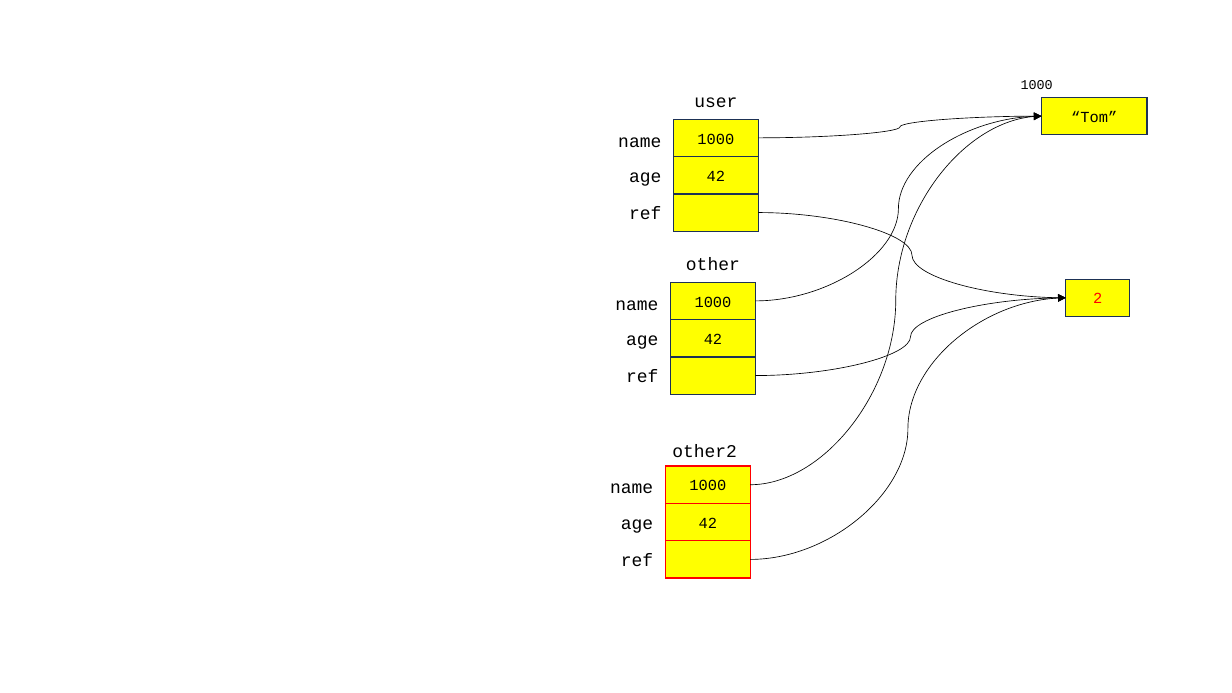
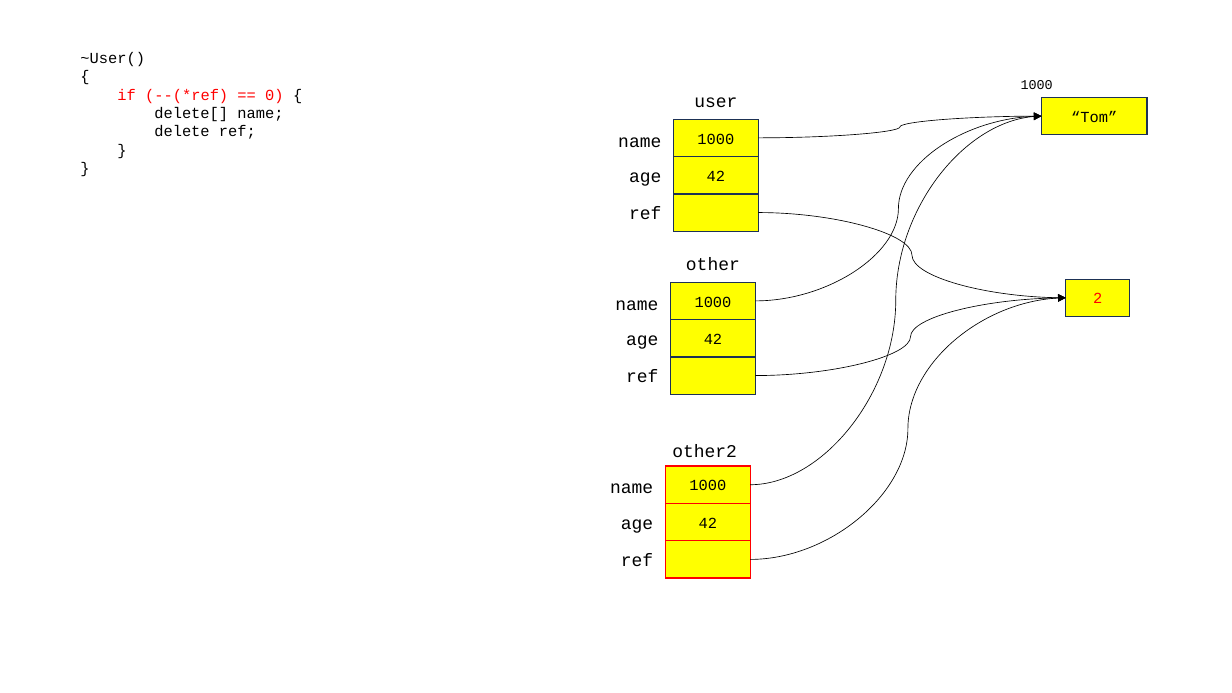
Before and after one commit to 72nkyung/hyundai_230807, a slide deck: slide 27 of hyundai_230807.pptx. Drawn at 1232x693 pixels with LibreOffice and Linux fonts; fonts in the diff are those of the drawing. Boxes give left, top, right and bottom in pixels: in the first picture for what was removed or moved away, otherwise in the second. Text is boxed around its words. In the diff, an @@ line names an element or a change of style, - is before the commit and + after.

```diff
--- a/hyundai_230807.pptx
+++ b/hyundai_230807.pptx
@@ text added at bbox=[80, 52, 283, 139], 12 pt, text #000000 @@
+~User()
+{
+if (--(*ref) == 0) {
+delete[] name;
+delete ref;
+}
+}
```
Also in this commit, not shown: 4 other slides changed, 5 slides added, 2 other files.
